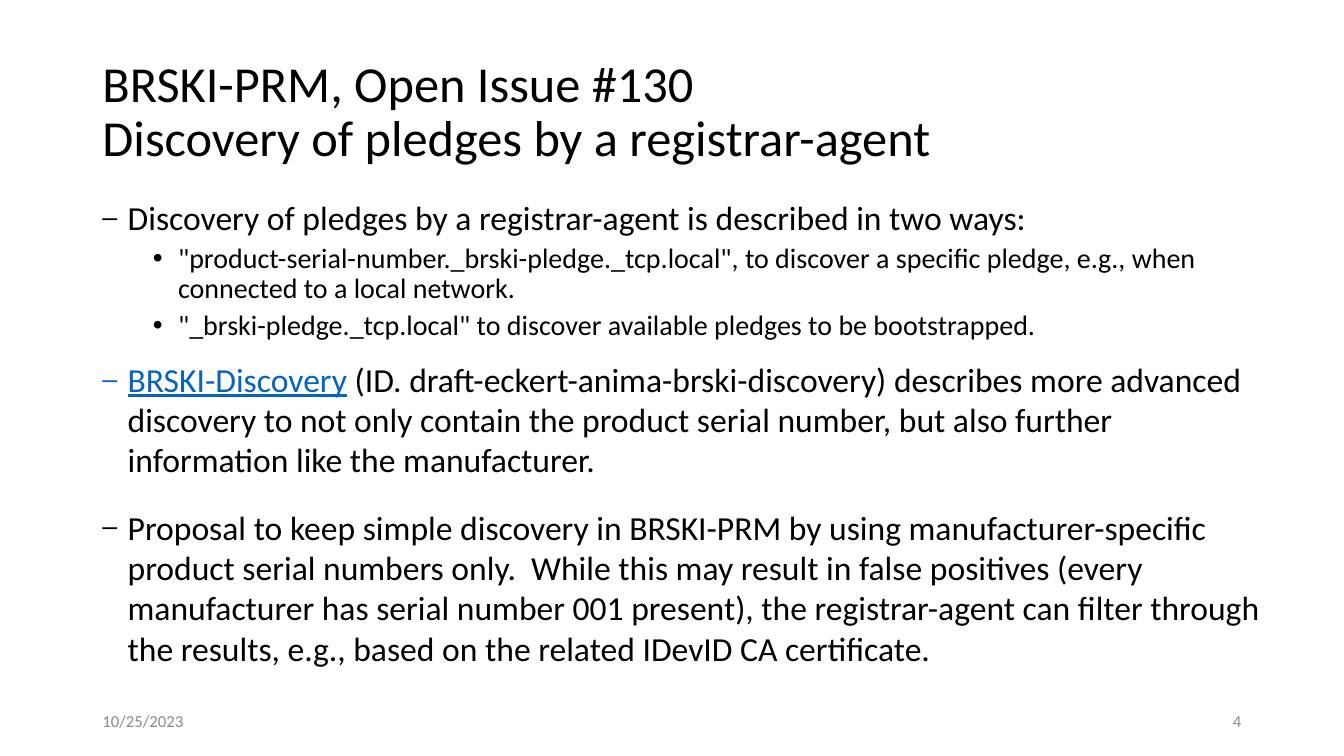
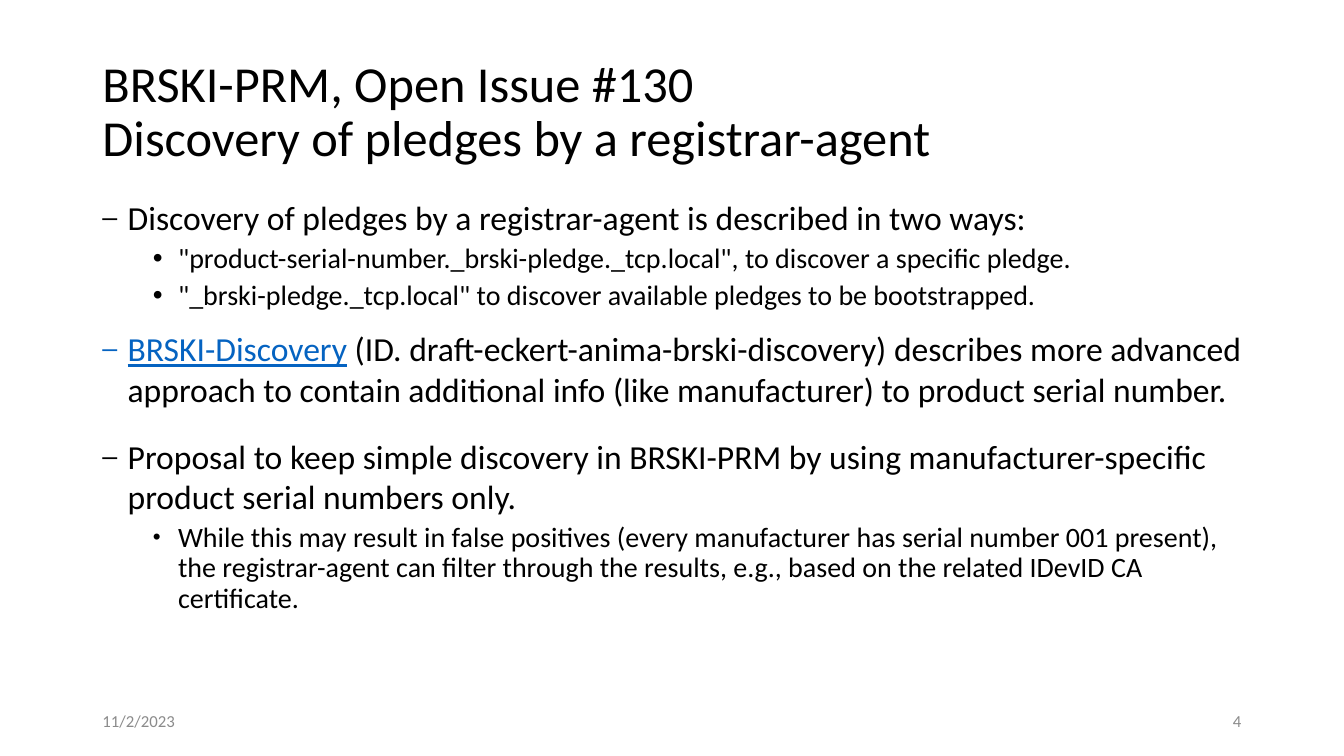
Before and after one commit to anima-wg/anima-brski-prm, a slide deck: slide 4 of presentations/slides-118-anima-update-brski-with-pledge-in-responder-mode-brski-prm.pptx. Drawn at 1344x756 pixels with LibreOffice and Linux fonts; fonts in the diff are those of the drawing. Boxes give left, top, right and bottom in pixels: in the first picture for what was removed or moved away, otherwise in the second. Text is boxed around its words. In the diff, an @@ line names an element or a change of style, - is before the commit and + after.

Commit message:
simplified slide 3 and 4

```diff
--- a/presentations/slides-118-anima-update-brski-with-pledge-in-responder-mode-brski-prm.pptx
+++ b/presentations/slides-118-anima-update-brski-with-pledge-in-responder-mode-brski-prm.pptx
@@ text at <box>178,248,1071,273</box>: text changed @@
-  • "product-serial-number._brski-pledge._tcp.local", to discover a specific pledge, e.g., when connected to a local network.
+  • "product-serial-number._brski-pledge._tcp.local", to discover a specific pledge.
@@ text at <box>128,336,1241,609</box>: text changed @@
-– BRSKI-Discovery (ID. draft-eckert-anima-brski-discovery) describes more advanced discovery to not only contain the product serial number, but also further information like the manufacturer.
-– Proposal to keep simple discovery in BRSKI-PRM by using manufacturer-specific product serial numbers only. While this may result in false positives (every manufacturer has serial number 001 present), the registrar-agent can filter through the results, e.g., based on the related IDevID CA certificate.
+– BRSKI-Discovery (ID. draft-eckert-anima-brski-discovery) describes more advanced approach to contain additional info (like manufacturer) to product serial number.
+– Proposal to keep simple discovery in BRSKI-PRM by using manufacturer-specific product serial numbers only.
+  • While this may result in false positives (every manufacturer has serial number 001 present), the registrar-agent can filter through the results, e.g., based on the related IDevID CA certificate.
@@ text at <box>102,715,174,728</box>: text changed @@
-10/25/2023
+11/2/2023
```
Also in this commit, not shown: 3 other slides changed.
